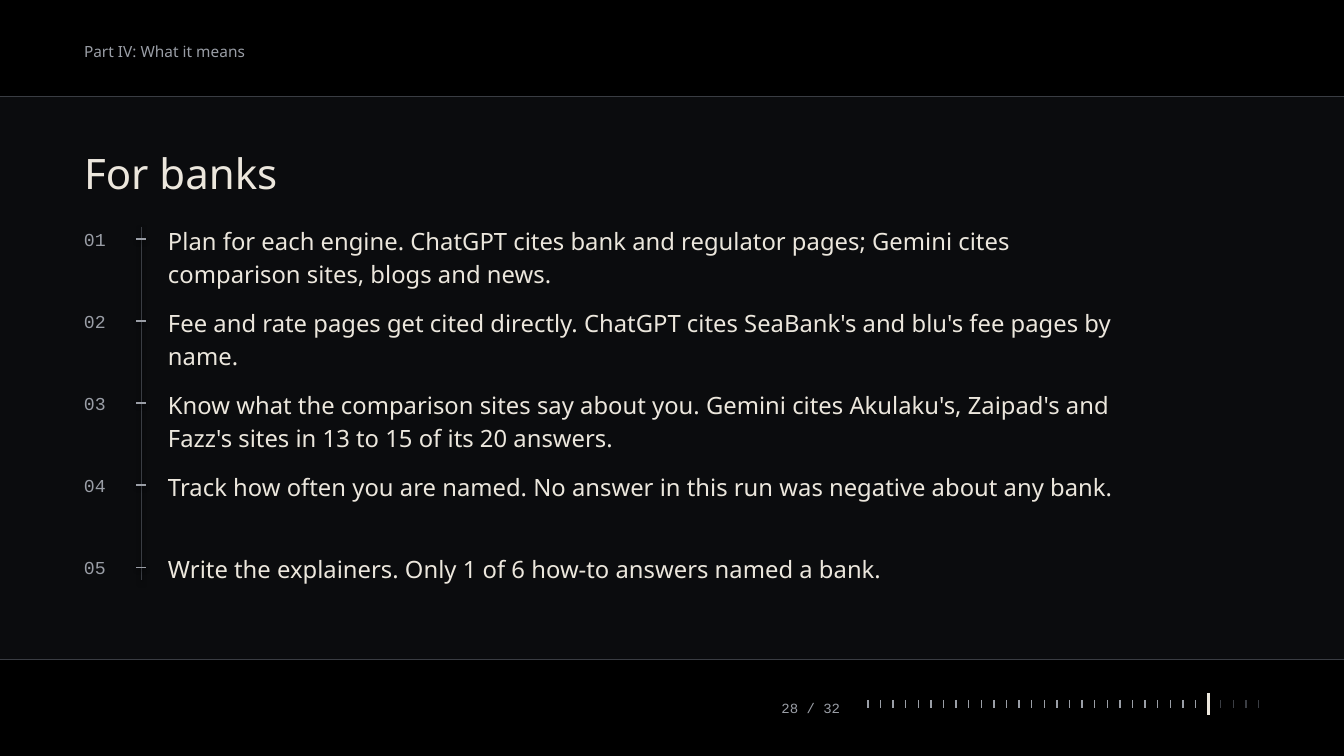
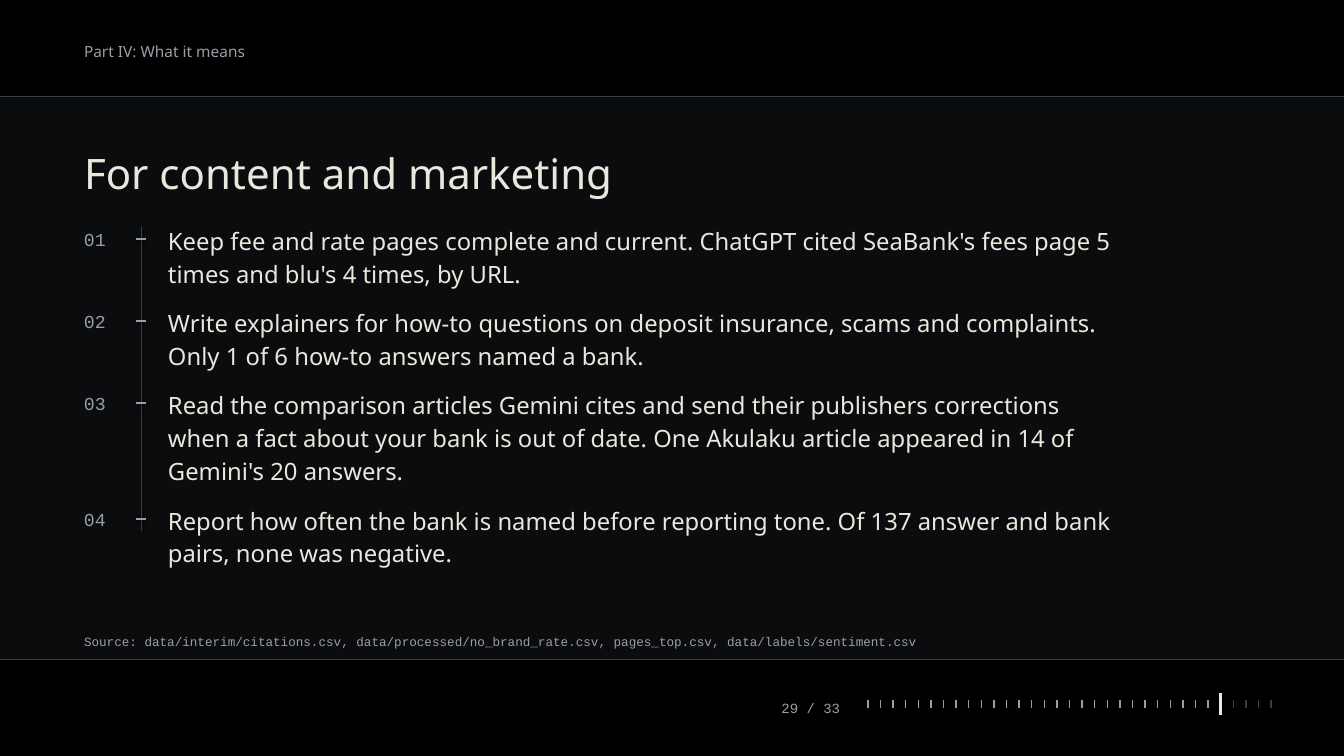
Before and after one commit to rgmwnn/geo-bank-visibility, a slide deck: slide 29 of deck/out/favoured-banks.pptx (slide 28 before the commit). Drawn at 1344x756 pixels with LibreOffice and Linux fonts; fonts in the diff are those of the drawing. Boxes give left, top, right and bottom in pixels: in the first picture for what was removed or moved away, otherwise in the second. Text is boxed around its words. In the diff, an @@ line names an element or a change of style, - is before the commit and + after.

```diff
--- a/deck/out/favoured-banks.pptx
+++ b/deck/out/favoured-banks.pptx
@@ text at <box>84,157,612,199</box>: text changed @@
-For banks
+For content and marketing
@@ line moved from (141, 227) - (141, 580) to (141, 227) - (141, 531) @@
@@ text at <box>168,231,1110,289</box>: text changed @@
-Fee and rate pages get cited directly. ChatGPT cites SeaBank's and blu's fee pages by name.
+Keep fee and rate pages complete and current. ChatGPT cited SeaBank's fees page 5 times and blu's 4 times, by URL.
@@ text removed at <box>168,231,1009,289</box> @@
-Plan for each engine. ChatGPT cites bank and regulator pages; Gemini cites comparison sites, blogs and news.
@@ text at <box>168,313,1096,371</box>: text changed @@
-Write the explainers. Only 1 of 6 how-to answers named a bank.
+Write explainers for how-to questions on deposit insurance, scams and complaints. Only 1 of 6 how-to answers named a bank.
@@ text at <box>168,396,1074,481</box>: text changed @@
-Know what the comparison sites say about you. Gemini cites Akulaku's, Zaipad's and Fazz's sites in 13 to 15 of its 20 answers.
+Read the comparison articles Gemini cites and send their publishers corrections when a fact about your bank is out of date. One Akulaku article appeared in 14 of Gemini's 20 answers.
@@ text "04": place and size @@
-text "04" at <box>84,480,106,492</box>
+text "04" at <box>84,514,106,526</box>
@@ line moved from (136, 486) - (146, 486) to (136, 519) - (146, 519) @@
@@ text at <box>168,511,1109,568</box>: text changed @@
-Track how often you are named. No answer in this run was negative about any bank.
+Report how often the bank is named before reporting tone. Of 137 answer and bank pairs, none was negative.
@@ text removed at <box>84,562,106,574</box> @@
-05
@@ line removed from (136, 568) to (146, 568) @@
@@ text added at <box>84,637,916,649</box>, 9 pt, text #9A9EA6 @@
+Source: data/interim/citations.csv, data/processed/no_brand_rate.csv, pages_top.csv, data/labels/sentiment.csv
@@ text at <box>781,703,840,713</box>: text changed @@
-28 / 32
+29 / 33
@@ line added from (1209, 700) to (1209, 709), #9A9EA6 1 pt @@
@@ line moved from (1209, 694) - (1209, 716) to (1221, 694) - (1221, 716) @@
@@ line moved from (1221, 700) - (1221, 709) to (1271, 700) - (1271, 709) @@
```
Also in this commit, not shown: 24 other slides changed, 2 slides added, 1 slide removed, 6 other files.
